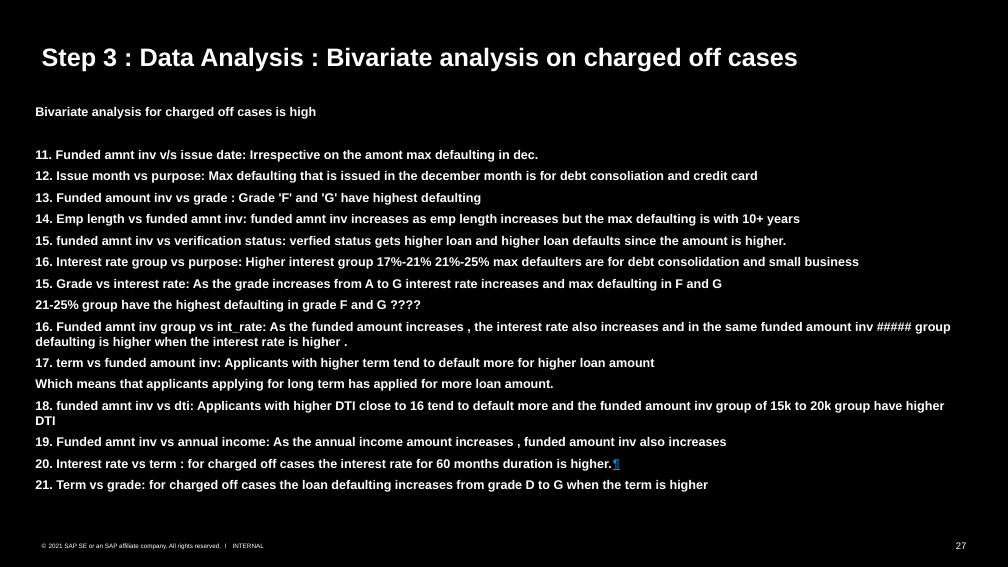
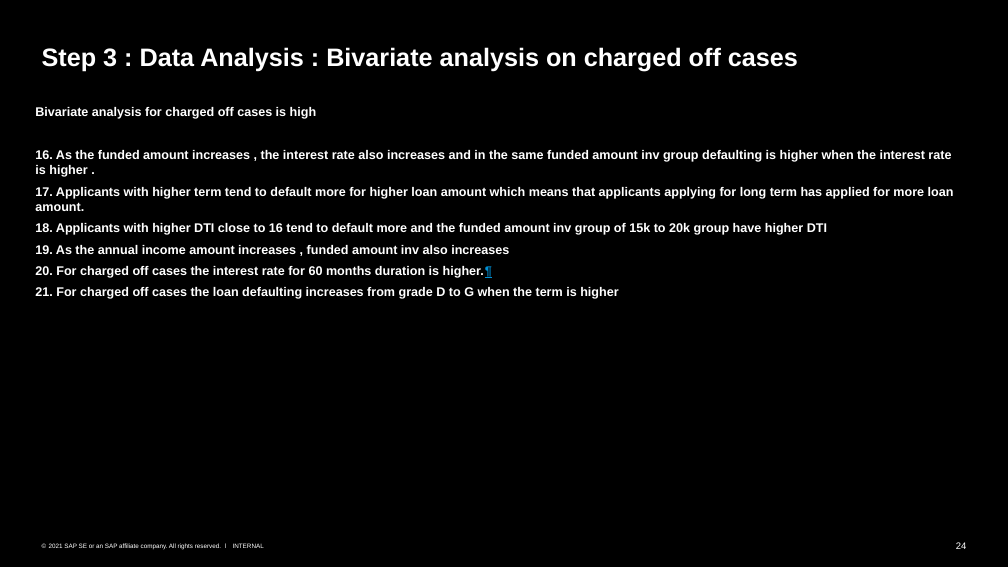
Before and after one commit to Monika1244/Lending_Club_Case_Study, a slide deck: slide 24 of Lending_Club_Case_Study.pptx (slide 27 before the commit). Drawn at 1008x567 pixels with LibreOffice and Linux fonts; fonts in the diff are those of the drawing. Boxes give left, top, right and bottom in pixels: in the first picture for what was removed or moved away, otherwise in the second. Text is boxed around its words. In the diff, an @@ line names an element or a change of style, - is before the commit and + after.

```diff
--- a/Lending_Club_Case_Study.pptx
+++ b/Lending_Club_Case_Study.pptx
@@ text at (x1=35, y1=150, x2=954, y2=299): text changed @@
-11. Funded amnt inv v/s issue date: Irrespective on the amont max defaulting in dec.
-12. Issue month vs purpose: Max defaulting that is issued in the december month is for debt consoliation and credit card
-13. Funded amount inv vs grade : Grade 'F' and 'G' have highest defaulting
-14. Emp length vs funded amnt inv: funded amnt inv increases as emp length increases but the max defaulting is with 10+ years
-15. funded amnt inv vs verification status: verfied status gets higher loan and higher loan defaults since the amount is higher.
-16. Interest rate group vs purpose: Higher interest group 17%-21% 21%-25% max defaulters are for debt consolidation and small business
-15. Grade vs interest rate: As the grade increases from A to G interest rate increases and max defaulting in F and G
-21-25% group have the highest defaulting in grade F and G ????
-16. Funded amnt inv group vs int_rate: As the funded amount increases , the interest rate also increases and in the same funded amount inv ##### group defaulting is higher when the interest rate is higher .
-17. term vs funded amount inv: Applicants with higher term tend to default more for higher loan amount
-Which means that applicants applying for long term has applied for more loan amount.
-18. funded amnt inv vs dti: Applicants with higher DTI close to 16 tend to default more and the funded amount inv group of 15k to 20k group have higher DTI
-19. Funded amnt inv vs annual income: As the annual income amount increases , funded amount inv also increases
-20. Interest rate vs term : for charged off cases the interest rate for 60 months duration is higher.¶
-21. Term vs grade: for charged off cases the loan defaulting increases from grade D to G when the term is higher
+16. As the funded amount increases , the interest rate also increases and in the same funded amount inv group defaulting is higher when the interest rate is higher .
+17. Applicants with higher term tend to default more for higher loan amount which means that applicants applying for long term has applied for more loan amount.
+18. Applicants with higher DTI close to 16 tend to default more and the funded amount inv group of 15k to 20k group have higher DTI
+19. As the annual income amount increases , funded amount inv also increases
+20. For charged off cases the interest rate for 60 months duration is higher.¶
+21. For charged off cases the loan defaulting increases from grade D to G when the term is higher
@@ page number at (x1=956, y1=542, x2=967, y2=549): text changed @@
-27
+24
```
Also in this commit, not shown: 19 other slides changed, 2 slides removed.
